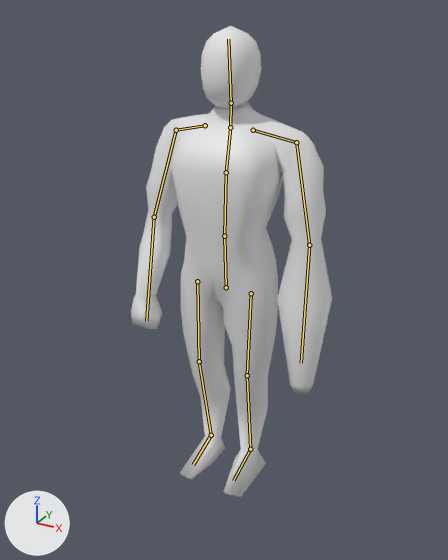
What one commit did to the Blender file Assets/Astronaut2.blend.
Both versions are drawn from a 50 mm camera at (1.29, -2.37, 2.25) aimed at (0.01, -0.05, 1.1). The lights are fixed; the arrows at lower left show +X, +Y and +Z. The bones that bend it are drawn over the model as lines.
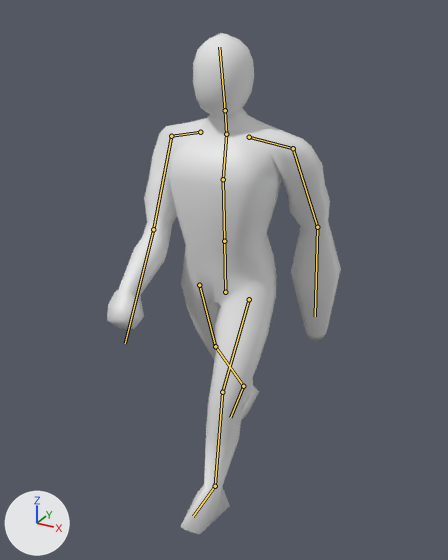
The newer file adds an action. The first version stands in its rest pose; the second is drawn at frame 25 of the action 'Walk'.

What the commit changed:
Object 'Armature' (bone_rig_object) moves from (0.0, 0.0, 0.908) to (0.0, 0.0, 0.883).
Bone 'Hips' (bone_hips) moves from (0.0, 0.0, 0.0) to (0.0, 0.0, 0.001).
Bone 'Hips' (bone_hips) turns from (0, 0, 0) to (0, -6, 0) degrees about its own x, y and z.
Bone 'Spine' (bone_spine) turns from (0, 0, 0) to (4, 6, 0) degrees about its own x, y and z.
Bone 'UpperArm.L' (bone_upperarm_l) turns from (0, 0, 0) to (-29, 6, -8) degrees about its own x, y and z.
Bone 'LowerArm.L' (bone_lowerarm_l) turns from (0, 0, 0) to (11, 0, 0) degrees about its own x, y and z.
Bone 'UpperArm.R' (bone_upperarm_r) turns from (0, 0, 0) to (21, 6, 15) degrees about its own x, y and z.
Bone 'LowerArm.R' (bone_lowerarm_r) turns from (0, 0, 0) to (18, 2, 1) degrees about its own x, y and z.
Bone 'LegIK.L' (bone_legik_l) moves from (0.0, 0.0, 0.0) to (0.0, -0.388, -0.069).
Bone 'LegIK.L' (bone_legik_l) turns from (0, 0, 0) to (13, 0, 0) degrees about its own x, y and z.
Bone 'LegIK.R' (bone_legik_r) moves from (0.0, 0.0, 0.0) to (0.0, 0.389, -0.127).
Bone 'LegIK.R' (bone_legik_r) turns from (0, 0, 0) to (-20, 0, 0) degrees about its own x, y and z.

Changed parts and their boxes (x1, y1, x2, y2) in the pictures (448 x 560 px):
'Cube', posed (16% wider, 6% taller): before (131, 26, 332, 497); after (107, 33, 341, 534)
bone 'Hips', root to tip: before (226, 287) to (224, 236); after (225, 292) to (224, 241)
bone 'Spine', root to tip: before (224, 236) to (226, 172); after (224, 241) to (223, 179)
bone 'UpperArm.L', root to tip: before (296, 142) to (309, 245); after (293, 148) to (317, 227)
bone 'LowerArm.L', root to tip: before (309, 245) to (301, 363); after (317, 227) to (315, 316)
bone 'UpperArm.R', root to tip: before (176, 130) to (154, 217); after (171, 136) to (153, 229)
bone 'LowerArm.R', root to tip: before (154, 217) to (146, 321); after (153, 229) to (125, 343)
